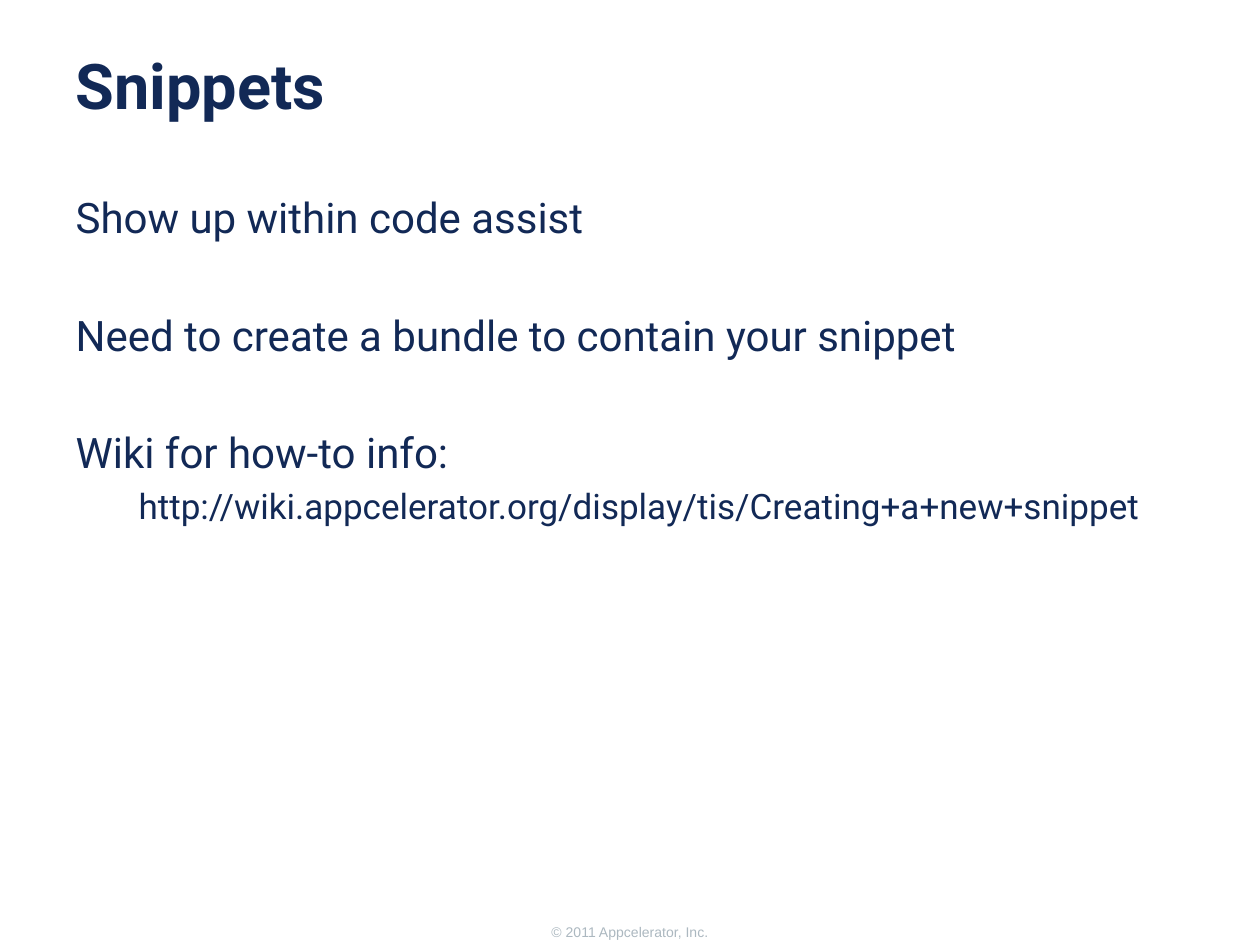
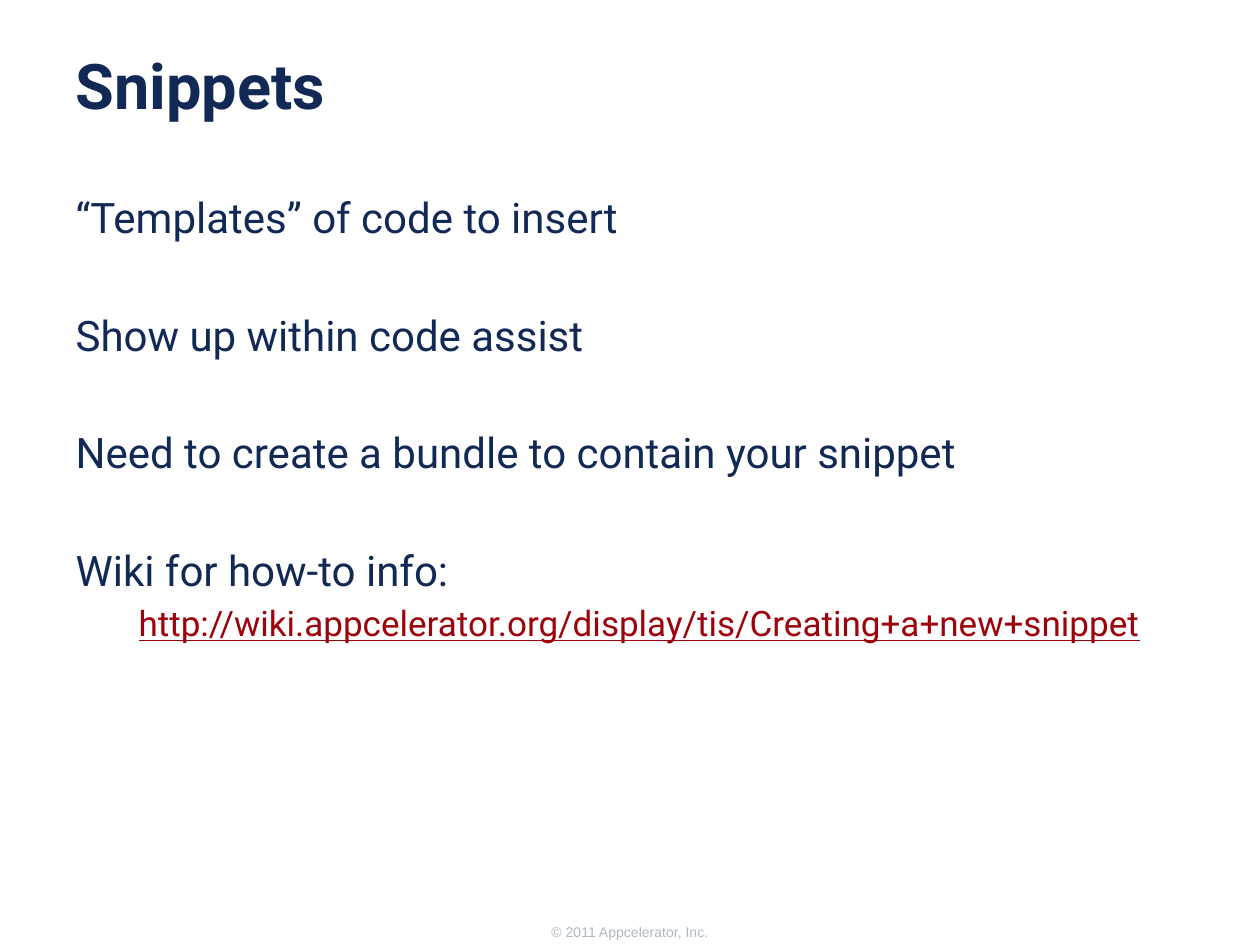
Before and after one commit to appcelerator-forks/appcelerator-training.tcmd_certification, a slide deck: slide 20 of 300/300.pptx. Drawn at 1260x945 pixels with LibreOffice and Linux fonts; fonts in the diff are those of the drawing; background and template pictures are left out. Boxes give left, top, right and bottom in pixels: in the first picture for what was removed or moved away, otherwise in the second. Text is boxed around its words. In the diff, an @@ line names an element or a change of style, - is before the commit and + after.

```diff
--- a/300/300.pptx
+++ b/300/300.pptx
@@ text at (76,201,617,242): paragraph added @@
+“Templates” of code to insert
@@ text at (139,609,1139,644): text colour #122956 to #9C030B, underline on in "http://wiki.appcelerator.org/display/tis/Creating+a+new+snip ..." @@
```
Also in this commit, not shown: 2 other slides changed, 1 other file.
